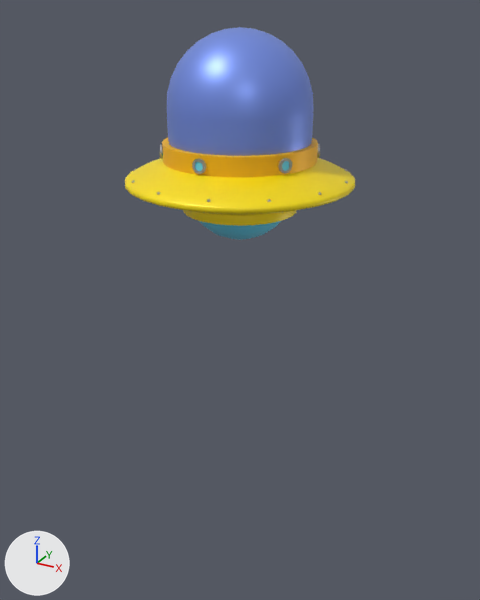
The glTF model game/common/models/ufo_cam.gltf, before and after one commit.
Before and after are seen from a camera (50 mm lens) standing at (5.62, -10.21, 3.65) and looking at (-0.17, 0.31, -1.61). Every picture has the same lights, and +X, +Y and +Z are marked at lower left. Where no turn or scale is listed for an object, it has been applied to the vertices.

Before the edit, the objects in view are built like this:
```python
me_mesh_025 = bpy.data.meshes.new('Mesh.025')
me_mesh_025.from_pydata(...)  # 754 vertices, 1450 faces; spans x -201.0..202.0, y -49.0..39.0, z -202.0..202.0
me_mesh_025.materials.append(mat_body)  # yellow #ffe300
ob_camera = bpy.data.objects.new('Camera', None)
ob_camera.location = (10.27, -0.0138, 7.067)
ob_camera.rotation_euler = (1.047, 0.0, 1.571)  # degrees (60, 0, 90)
ob_loft = bpy.data.objects.new('Loft', me_mesh_025)
ob_loft.parent = ob_ufo
ob_loft.location = (0.0, 2.414, 0.0)
ob_ufo = bpy.data.objects.new('UFO', None)
ob_ufo.parent = ob_camera
ob_ufo.location = (0.0138, -0.286, -12.03)
ob_ufo.rotation_euler = (1.553, -1.047, -1.55)  # degrees (89, -60, -89)
ob_ufo.scale = (0.01, 0.01, 0.01)
# also in view: 'Sphere' at (0.0, 0.0, 0.81); 'Capsule_2' at (0.0, 0.0, 1.88); 'Tube' at (0.0, 0.0, 1.37)
```
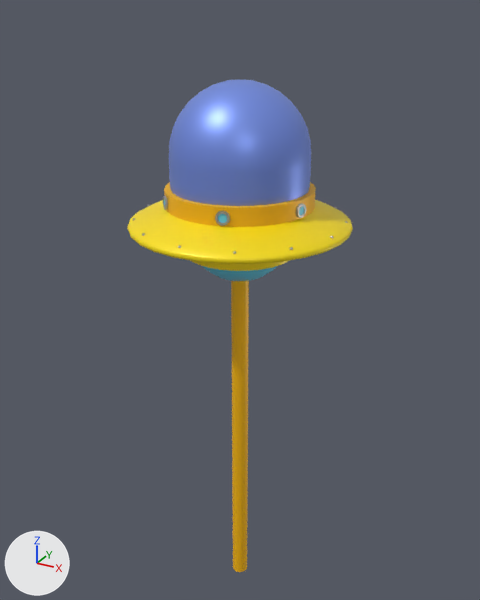
ob_camera is not drawn itself; it is the parent of ob_ufo.
ob_ufo is not drawn itself; it is the parent of ob_array, ob_capsule, ob_capsule_2, ob_cloner, ob_cylinder, ob_cylinder_2, ob_cylinder_3, ob_cylinder_4.

Changed parts and their boxes (x1, y1, x2, y2) in the pictures (480 x 600 px):
'Capsule_2', moved, turned
    before: (167, 27, 314, 156)
    after: (169, 80, 311, 206)
'Loft', moved, turned
    before: (125, 158, 355, 226)
    after: (127, 200, 353, 271)
'Tube', moved, turned
    before: (162, 138, 318, 177)
    after: (164, 182, 316, 227)
'Cylinder.001', added (yellow)
    after: (231, 281, 249, 572)
'Sphere', moved, turned
    before: (199, 221, 281, 240)
    after: (203, 266, 277, 281)
'Tube_1_2', moved, turned
    before: (278, 158, 292, 173)
    after: (215, 211, 230, 226)
'Tube_1_3', moved, turned
    before: (192, 158, 206, 174)
    after: (163, 196, 168, 210)
'Tube_1_1', moved, turned
    before: (317, 144, 320, 158)
    after: (296, 203, 306, 218)
'Cylinder_3', moved, turned
    before: (282, 161, 289, 171)
    after: (218, 214, 227, 223)
'Cylinder_4', moved, turned (not visible afterwards)
    before: (195, 162, 203, 171)
'Tube_1_4', moved, turned (not visible afterwards)
    before: (160, 145, 163, 159)
'Cylinder_2', moved, turned (not visible before)
    after: (299, 206, 304, 215)
'Cap_1', moved, turned (not visible afterwards)
    before: (164, 164, 304, 178)

Patch to the scene script:
```diff
--- a/game/common/models/ufo_cam.gltf.py
+++ b/game/common/models/ufo_cam.gltf.py
@@ me_cylinder @@
+me_cylinder.from_pydata(...)  # 64 vertices, 124 faces; spans x -0.17..0.17, y -0.17..0.17, z -3.87..3.87
+me_cylinder.materials.append(mat_cabin)  # yellow #ffbe00
@@ ob_camera @@
 ob_camera = bpy.data.objects.new('Camera', None)
-ob_camera.location = (10.27, -0.0138, 7.067)
-ob_camera.rotation_euler = (1.047, 0.0, 1.571)  # degrees (60, 0, 90)
+ob_camera.parent = ob_centercamera
+ob_camera.location = (24.68, 20.13, 8.631)
+ob_camera.rotation_euler = (1.306, 0.0, 2.255)  # degrees (75, 0, 129)
@@ ob_ufo @@
 ob_ufo = bpy.data.objects.new('UFO', None)
-ob_ufo.parent = ob_camera
-ob_ufo.location = (0.0138, -0.286, -12.03)
-ob_ufo.rotation_euler = (1.553, -1.047, -1.55)  # degrees (89, -60, -89)
+ob_ufo.parent = ob_center_ufo
+ob_ufo.location = (0.0, 0.0, -0.579)
+ob_ufo.rotation_euler = (1.571, 0.0, 0.0105)  # degrees (90, 0, 0.6)
 ob_ufo.scale = (0.01, 0.01, 0.01)
@@ ob_center_ufo @@
+ob_center_ufo = bpy.data.objects.new('Center_UFO', None)
+ob_center_ufo.parent = ob_center
+ob_center_ufo.location = (0.0, 0.0, 40.73)
+ob_center_ufo.rotation_euler = (0.0, 0.0, -0.761)  # degrees (0, 0, -44)
@@ ob_center @@
+ob_center = bpy.data.objects.new('Center', None)
+ob_center.location = (0.0, 0.0, -40.15)
@@ ob_centercamera @@
+ob_centercamera = bpy.data.objects.new('CenterCamera', None)
+ob_centercamera.parent = ob_center_ufo
+ob_centercamera.location = (0.0, 0.0, 0.0128)
@@ ob_cylinder_001 @@
+ob_cylinder_001 = bpy.data.objects.new('Cylinder.001', me_cylinder)
+ob_cylinder_001.location = (0.0, 0.0, -4.32)
```
